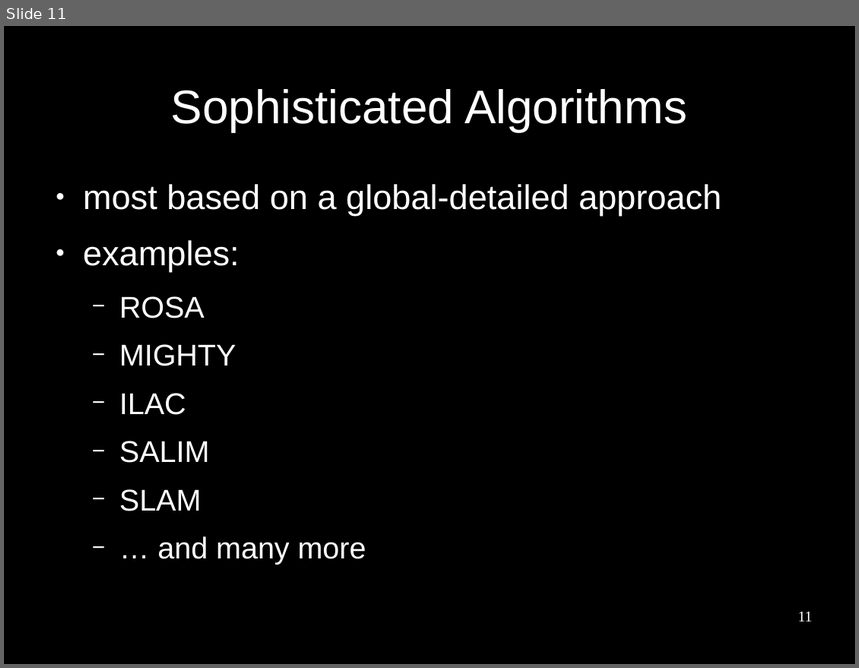
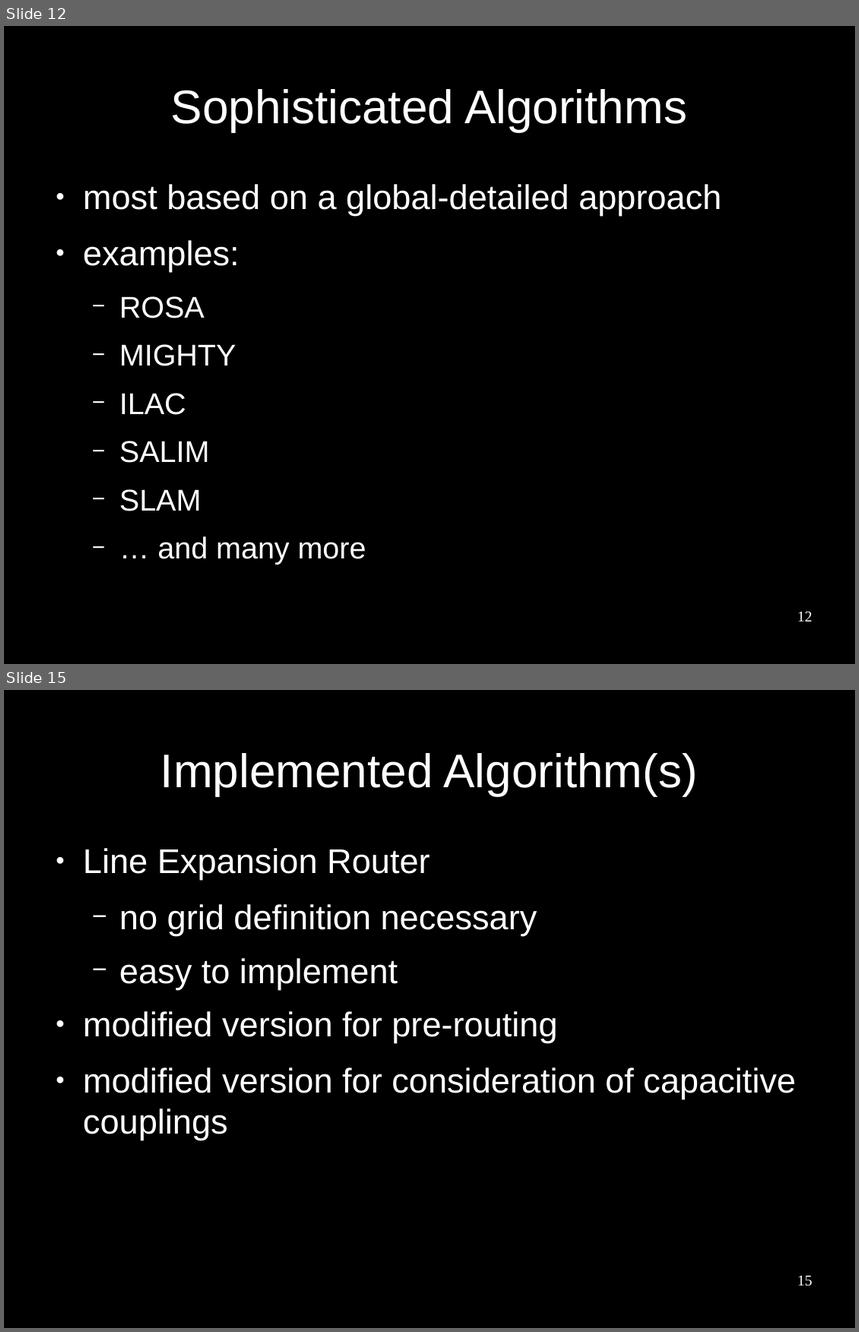
Before and after one commit to benediktibk/bachelorthesis, a slide deck: presentation.odp. Shown one above the other, each under a label of ours: slide 11 before the commit, slides 12 and 15 after it; the slides between them are not shown. The pictures are 859x668 and 859x1332 pixels, drawn with LibreOffice and Linux fonts; fonts in the diff are those of the drawing; background and template pictures are left out. Boxes give left, top, right and bottom in pixels: in the first picture for what was removed or moved away, otherwise in the second. Text is boxed around its words. In the diff, an @@ line names an element or a change of style, - is before the commit and + after.

```diff
--- a/presentation.odp
+++ b/presentation.odp
@@ slide 15 added at (4, 690, 855, 1328), background #000000 @@
@@ title added at (161, 753, 697, 796), 44 pt, text #FFFFFF @@
+Implemented Algorithm(s)
@@ text added at (83, 848, 796, 1141), 32 pt, text #FFFFFF @@
+● Line Expansion Router
+  − no grid definition necessary
+  − easy to implement
+● modified version for pre-routing
+● modified version for consideration of capacitive couplings
@@ page number added at (797, 1276, 813, 1287), 14 pt, text #FFFFFF @@
+15
@@ what was slide 11 is now slide 12 @@
@@ page number at (797, 612, 813, 622): text changed @@
-11
+12
```
Also in this commit, not shown: 1 slide changed, 15 other slides added, 8 other files.
